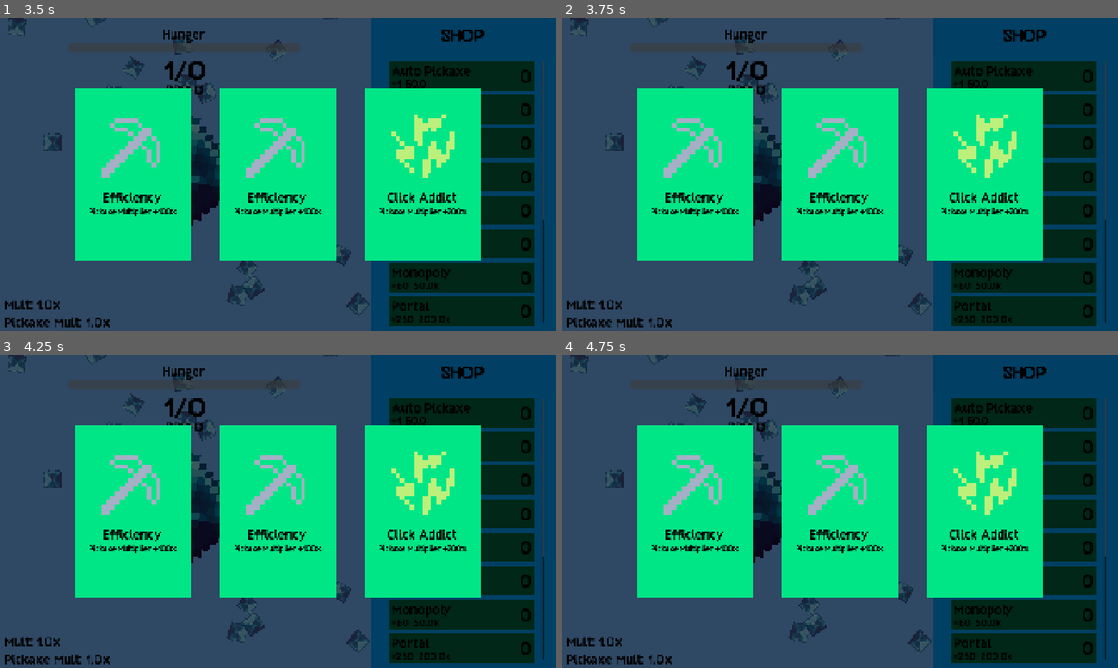
Above: before the commit, frames 1-4 (two rows, left to right).
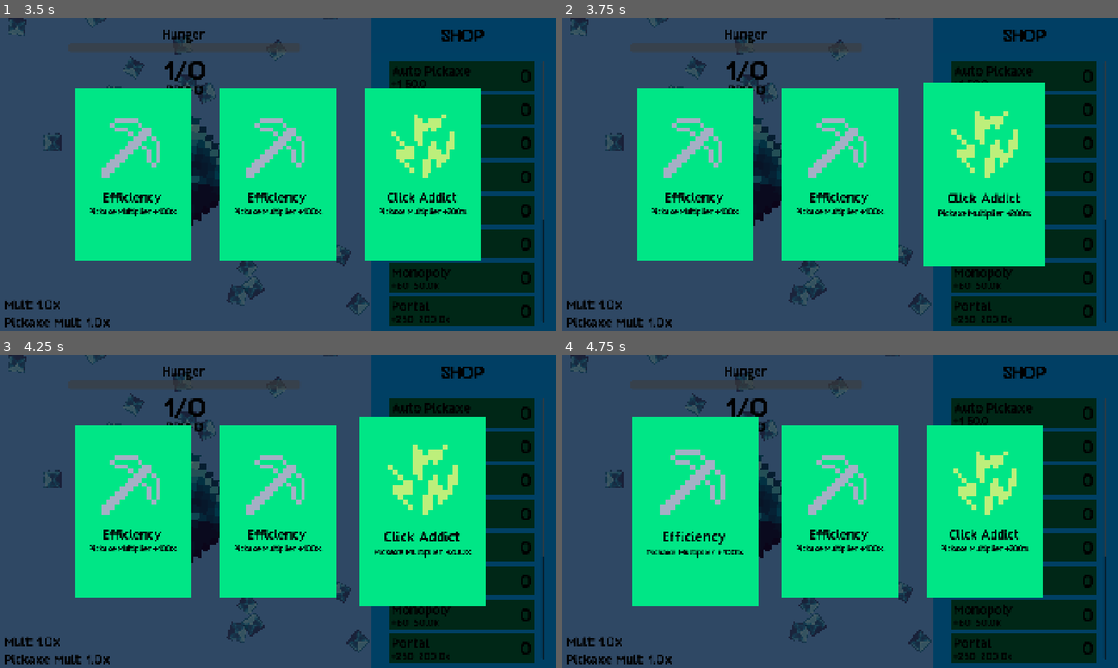
Above: after the commit, the same moments.

Repository: kyteidev/diamond-clicker-ultimate
Game: Godot game, scene res://scenes/game.tscn
Same seed, same stepped clock (60 frames per second), same inputs: the game is played once before the commit and once after it.
Inputs (mouse positions are in pixels of both pictures, inside the frame that each line leads up to):
- Up to frame 1 (3.5 s): move the mouse to (400, 158) at 0.52 s; click (400, 158) at 0.6 s; move the mouse to (166, 190) at 1.27 s; click (166, 190) at 1.35 s; move the mouse to (333, 105) at 2.02 s; click (333, 105) at 2.1 s; move the mouse to (250, 237) at 2.77 s; click (250, 237) at 2.85 s
- Up to frame 2 (3.75 s): tap Enter at 3.5 s; move the mouse to (1006, 221) at 3.52 s; click (1006, 221) at 3.6 s
- Up to frame 3 (4.25 s): no input
- Up to frame 4 (4.75 s): move the mouse to (673, 464) at 4.27 s; click (673, 464) at 4.35 s

Frame 1 is identical in both runs. In frame 2, 2.2% of the frame differs, in the area x 65-87%, y 20-80%; in frame 3, 3.4%; in frame 4, 3.5%, in the area x 12-36%, y 19-81%.

Commit message:
add booster card hover effect

Diff:
--- a/scenes/card.tscn
+++ b/scenes/card.tscn
@@ -22,6 +22,7 @@
 custom_minimum_size = Vector2(400, 600)
 offset_right = 400.0
 offset_bottom = 600.0
+pivot_offset_ratio = Vector2(0.5, 0.5)
 color = Color(0, 0.9, 0.5249999, 1)
 script = ExtResource("1_6u4wf")
 
@@ -68,3 +69,6 @@
 label_settings = SubResource("LabelSettings_d81rb")
 horizontal_alignment = 1
 vertical_alignment = 1
+
+[connection signal="mouse_entered" from="." to="." method="_on_mouse_entered"]
+[connection signal="mouse_exited" from="." to="." method="_on_mouse_exited"]
--- a/scripts/card.gd
+++ b/scripts/card.gd
@@ -1,9 +1,15 @@
 class_name BoosterCard
 extends ColorRect
+
+const HOVER_SCALE = 1.1
+const BASE_SCALE = 1.0
+const CLICK_SCALE = 0.95
 
 var um := UpgradesManager
 
 var data: BoosterCardData
+
+var mouse_hovered := false
 
 var booster_descriptions = {
 	um.BoostTypes.MULT: "Multiplier ",
@@ -17,6 +23,19 @@
 @onready var icon: TextureRect = $TextureRect
 @onready var title: Label = $VBoxContainer/Title
 @onready var description: Label = $VBoxContainer/Description
+
+
+func _process(_delta: float) -> void:
+	if mouse_hovered:
+		scale = scale + ((Vector2.ONE * HOVER_SCALE - scale) / 5)
+
+		if Input.is_mouse_button_pressed(MOUSE_BUTTON_LEFT):
+			scale = scale + ((Vector2.ONE * CLICK_SCALE - scale) / 2)
+
+		if Input.is_action_just_pressed("click"):
+			pass
+	else:
+		scale = scale + ((Vector2.ONE * BASE_SCALE - scale) / 2)
 
 
 func setup(card_data: BoosterCardData) -> void:
@@ -45,3 +64,11 @@
 		um.BoostTypes.INSURANCE:
 			amount_text = ""
 	return amount_text
+
+
+func _on_mouse_entered() -> void:
+	mouse_hovered = true
+
+
+func _on_mouse_exited() -> void:
+	mouse_hovered = false
